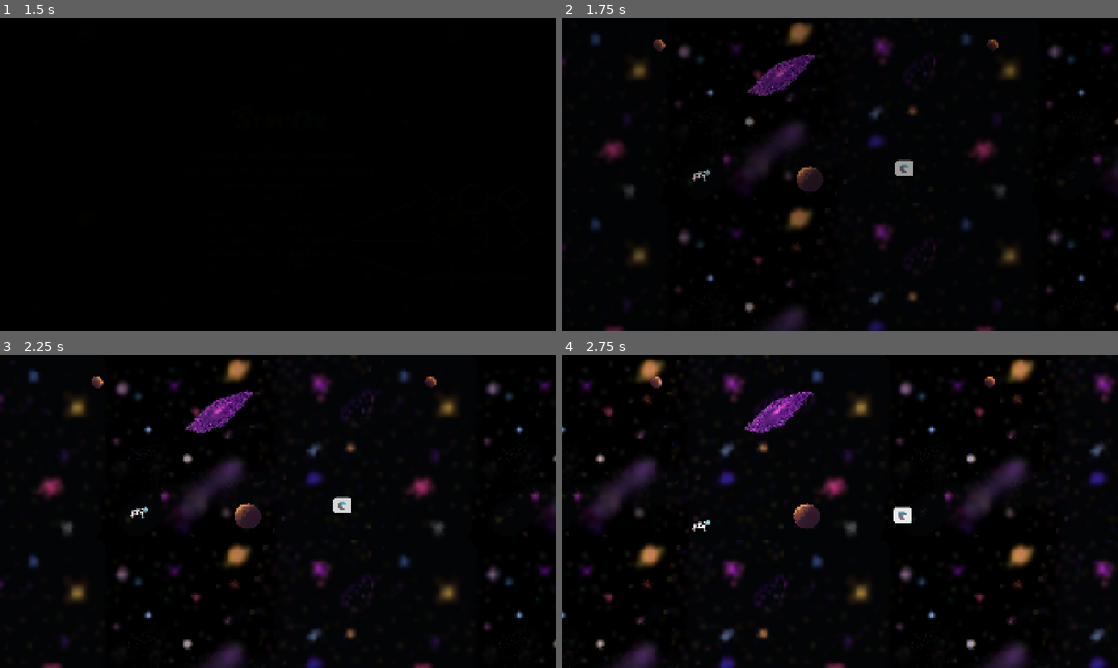
Above: before the commit, frames 1-4 (two rows, left to right).
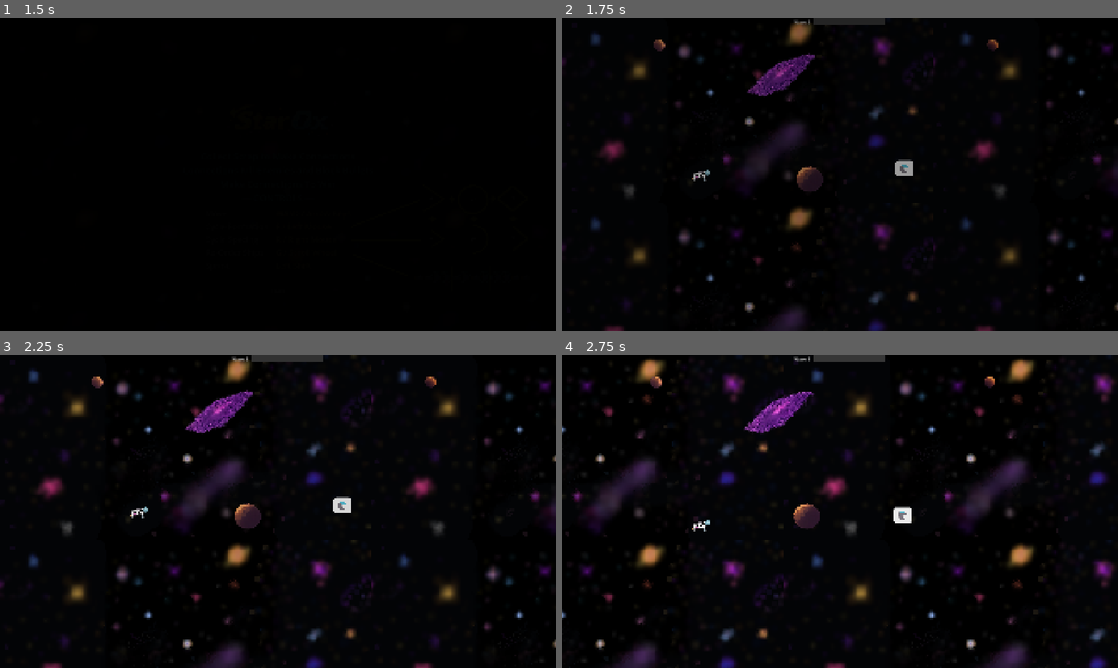
Above: after the commit, the same moments.

Repository: tfmertz/gamedevtv-jam-2026
Game: Godot game, scene res://scene/main.tscn
Two runs of this game, one before a commit and one after it. Both use one fixed random seed, a clock stepped at 60 frames per second and the inputs below. Sound files missing from this copy of the repository are replaced by a short silence.
Inputs:
- Up to frame 1 (1.5 s): click "START" at 0.5 s; tap Enter at 1.25 s; hold D (move_right) from 1.28 s (still down); tap F (cycle_formation) at 1.35 s
- Up to frame 2 (1.75 s): keep holding D (move_right)
- Up to frame 3 (2.25 s): release D (move_right) at 2.03 s; hold S (move_down) from 2.03 s (still down); tap R (cycle_spacing) at 2.1 s
- Up to frame 4 (2.75 s): keep holding S (move_down)

Frame 1 is identical in both runs. In frame 2, 0.3% of the frame differs, in the area x 41-59%, y 0-3%; in frame 3, 0.3%; in frame 4, 0.3%.

Commit message:
Add wave progress bar

Diff:
--- a/scene/level.tscn
+++ b/scene/level.tscn
@@ -13,6 +13,12 @@
 "points": PackedVector2Array(0, 0, 0, 0, 0, -450, 0, 0, 0, 0, -1, 450)
 }
 point_count = 2
+
+[sub_resource type="StyleBoxFlat" id="StyleBoxFlat_bddx0"]
+bg_color = Color(0.23, 0.23, 0.23, 1)
+
+[sub_resource type="StyleBoxFlat" id="StyleBoxFlat_u2b8d"]
+bg_color = Color(0.93, 0.26039997, 0.26039997, 1)
 
 [node name="Level" type="Node2D" unique_id=1430583570 node_paths=PackedStringArray("enemy_container")]
 script = ExtResource("1_u52ul")
@@ -68,7 +74,7 @@
 wait_time = 2.0
 
 [node name="DifficultyTimer" type="Timer" parent="." unique_id=642594811]
-wait_time = 120.0
+wait_time = 90.0
 autostart = true
 
 [node name="EnemyVertSpawnPath" type="Path2D" parent="." unique_id=804415949]
@@ -82,6 +88,31 @@
 [node name="WaveTimer" type="Timer" parent="." unique_id=38180934]
 autostart = true
 
+[node name="CanvasLayer" type="CanvasLayer" parent="." unique_id=1237895584]
+
+[node name="CenterContainer" type="CenterContainer" parent="CanvasLayer" unique_id=1660004315]
+anchors_preset = 10
+anchor_right = 1.0
+offset_bottom = 27.0
+grow_horizontal = 2
+size_flags_horizontal = 3
+
+[node name="HBoxContainer" type="HBoxContainer" parent="CanvasLayer/CenterContainer" unique_id=913373220]
+layout_mode = 2
+theme_override_constants/separation = 10
+
+[node name="ProgressLabel" type="Label" parent="CanvasLayer/CenterContainer/HBoxContainer" unique_id=487840888]
+layout_mode = 2
+text = "Wave 1"
+
+[node name="ProgressBar" type="ProgressBar" parent="CanvasLayer/CenterContainer/HBoxContainer" unique_id=1070634818]
+custom_minimum_size = Vector2(250, 20)
+layout_mode = 2
+theme_override_styles/background = SubResource("StyleBoxFlat_bddx0")
+theme_override_styles/fill = SubResource("StyleBoxFlat_u2b8d")
+max_value = 1.0
+show_percentage = false
+
 [connection signal="timeout" from="EnemySpawnTimer" to="." method="_on_enemy_spawn_timer_timeout"]
 [connection signal="timeout" from="DifficultyTimer" to="." method="_on_difficulty_timer_timeout"]
 [connection signal="timeout" from="WaveTimer" to="." method="_on_wave_timer_timeout"]
--- a/src/level.gd
+++ b/src/level.gd
@@ -23,6 +23,8 @@
 @onready var wave_timer: Timer = $WaveTimer
 @onready var enemy_spawn_timer: Timer = $EnemySpawnTimer
 @onready var difficulty_timer: Timer = $DifficultyTimer
+@onready var progress_bar: ProgressBar = $CanvasLayer/CenterContainer/HBoxContainer/ProgressBar
+@onready var progress_label: Label = $CanvasLayer/CenterContainer/HBoxContainer/ProgressLabel
 
 var player_fleet
 var enemy_spawn_min := 1
@@ -50,6 +52,10 @@
 	enemy_spawn_timer.wait_time = enemy_spawn_interval
 	_apply_difficulty()
 	load_first_scrap()
+
+func _process(delta: float) -> void:
+	# update progress bar
+	progress_bar.value = 1 - (difficulty_timer.time_left / difficulty_timer.wait_time)
 
 func _apply_difficulty() -> void:
 	var range = _spawn_counts[difficulty]
@@ -150,6 +156,9 @@
 		wave_timer.stop()
 		enemy_spawn_timer.stop()
 		difficulty_timer.stop()
+		# Hide progress UI
+		progress_bar.hide()
+		progress_label.hide()
 
 		# wait for enemies to clear
 		await get_tree().create_timer(pre_boss_delay).timeout
@@ -172,6 +181,7 @@
 		enemy_spawn_interval -= 0.5
 		enemy_spawn_timer.wait_time = enemy_spawn_interval
 		$DifficultyTimer.wait_time -= 15*difficulty
+		progress_label.text = "Wave %d" % (difficulty + 1)
 
 		difficulty_timer.start()
 		wave_timer.start()
